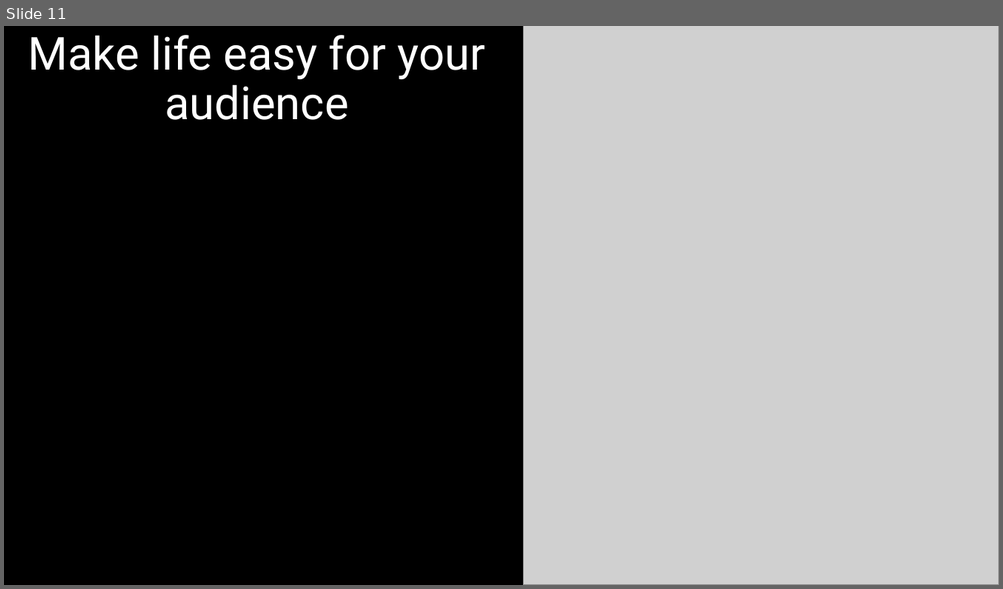
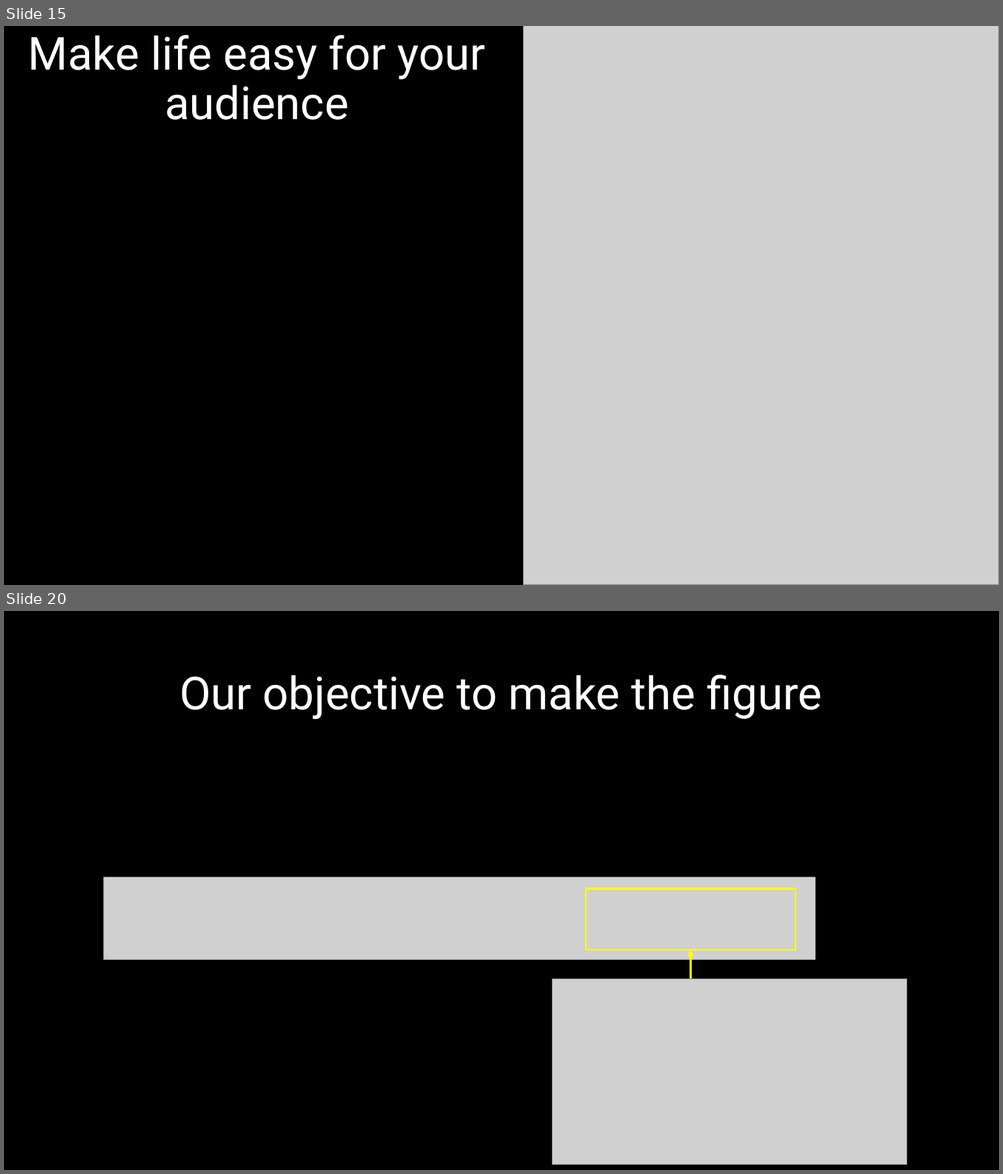
Before and after one commit to DeonRoos/stats-for-biologists, a slide deck: Lecture 5 - Cont LM/Slides/interpret_lm_cont.pptx. Shown one above the other, each under a label of ours: slide 11 before the commit, slides 15 and 20 after it; the slides between them are not shown. The pictures are 1003x589 and 1003x1174 pixels, drawn with LibreOffice and Linux fonts; fonts in the diff are those of the drawing; grey boxes stand for pictures. Boxes give left, top, right and bottom in pixels: in the first picture for what was removed or moved away, otherwise in the second. Text is boxed around its words. In the diff, an @@ line names an element or a change of style, - is before the commit and + after.

```diff
--- a/Lecture 5 - Cont LM/Slides/interpret_lm_cont.pptx
+++ b/Lecture 5 - Cont LM/Slides/interpret_lm_cont.pptx
@@ slide 20 added at [4, 611, 999, 1170], background #000000 @@
@@ title added at [180, 675, 822, 719], 44 pt, text #FFFFFF @@
+Our objective to make the figure
@@ picture added at [103, 877, 815, 960] @@
@@ rectangle added at [585, 889, 795, 951], outline #FFFF00 1.5 pt @@
@@ arrow added from (691, 979) to (691, 950), #FFFF00 2.25 pt @@
@@ picture added at [552, 979, 907, 1165] @@
@@ what was slide 11 is now slide 15 @@
```
Also in this commit, not shown: 3 slides changed, 12 other slides added, 33 other files.
